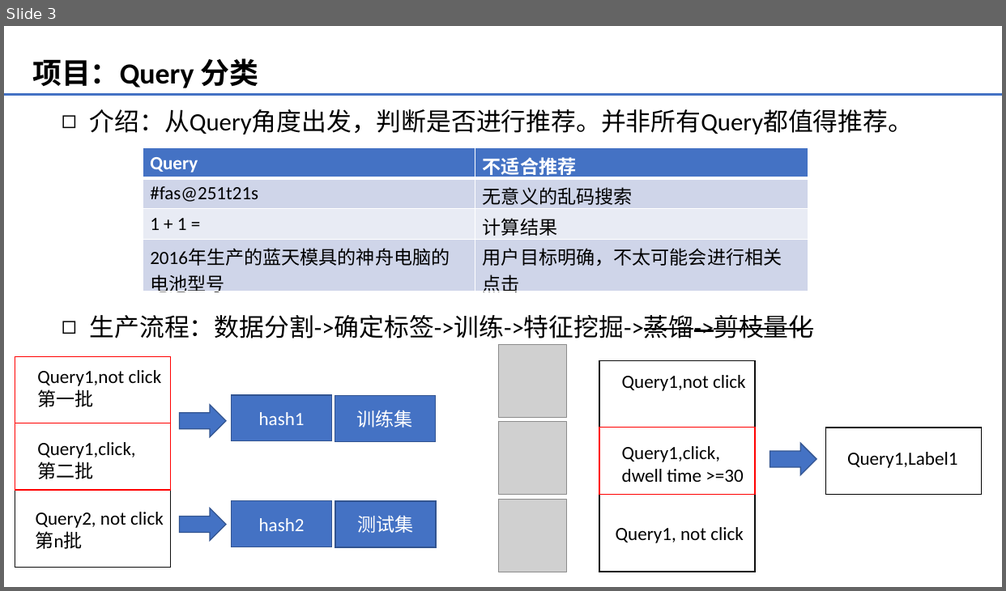
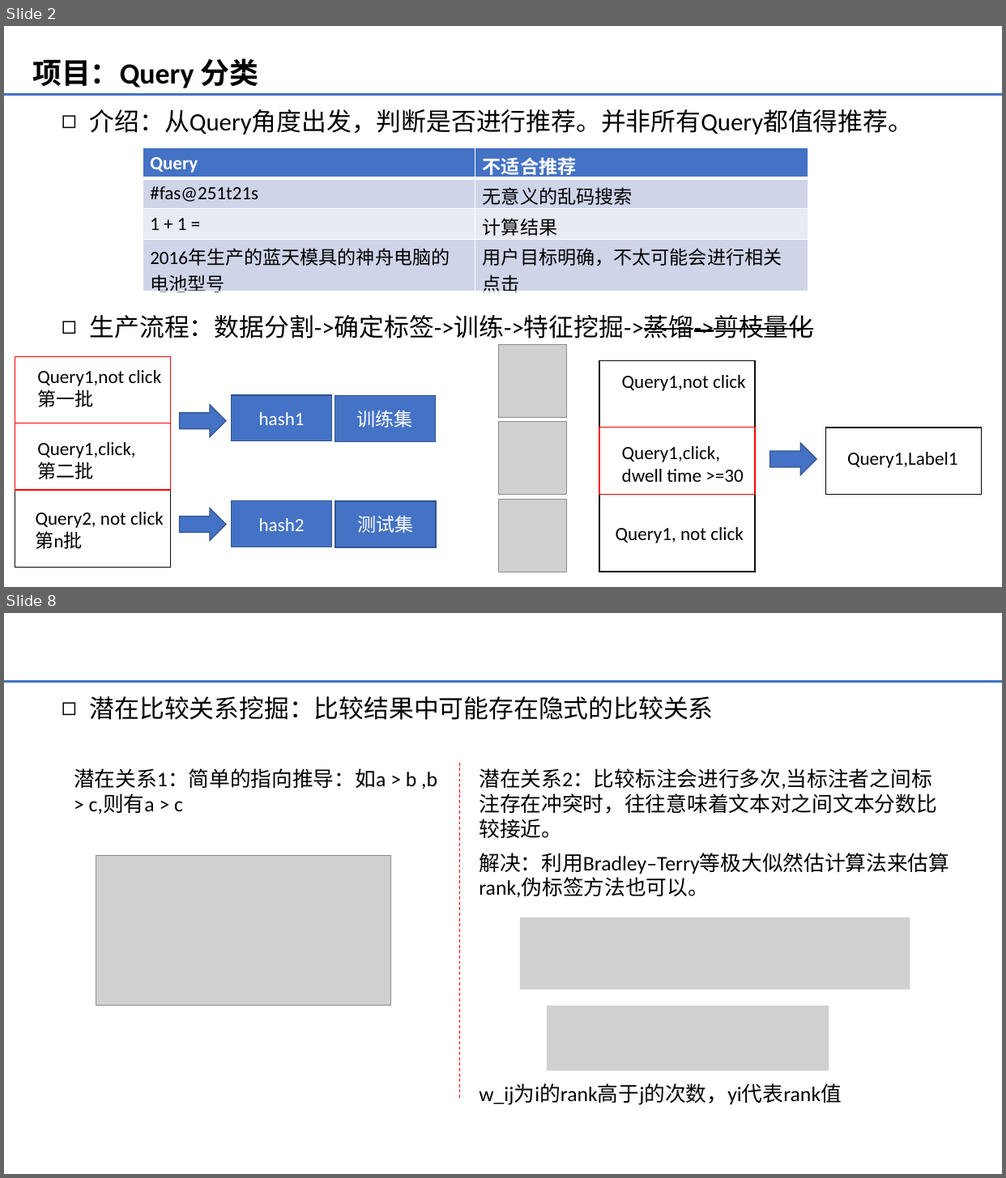
Before and after one commit to beardream98/stupidcode, a slide deck: codetest/machine_learning/NLP/简历内容.pptx. Shown one above the other, each under a label of ours: slide 3 before the commit, slides 2 and 8 after it; the slides between them are not shown. The pictures are 1006x591 and 1006x1178 pixels, drawn with LibreOffice and Linux fonts; fonts in the diff are those of the drawing; grey boxes stand for pictures. Boxes give left, top, right and bottom in pixels: in the first picture for what was removed or moved away, otherwise in the second. Text is boxed around its words. In the diff, an @@ line names an element or a change of style, - is before the commit and + after.

```diff
--- a/codetest/machine_learning/NLP/简历内容.pptx
+++ b/codetest/machine_learning/NLP/简历内容.pptx
@@ slide 8 added at (x1=4, y1=613, x2=1002, y2=1174), background #FFFFFF @@
@@ line added from (4, 681) to (1002, 681), #4472C4 2.5 pt @@
@@ text added at (x1=90, y1=696, x2=714, y2=720), 24 pt, text #000000 @@
+◻ 潜在比较关系挖掘：比较结果中可能存在隐式的比较关系
@@ text added at (x1=74, y1=769, x2=437, y2=814), 20 pt, text #000000 @@
+潜在关系1：简单的指向推导：如a > b ,b > c,则有a > c
@@ line added from (459, 763) to (459, 1098), #FF0000 0.75 pt dashed @@
@@ text added at (x1=479, y1=769, x2=937, y2=838), 20 pt, text #000000 @@
+潜在关系2：比较标注会进行多次,当标注者之间标注存在冲突时，往往意味着文本对之间文本分数比较接近。
@@ picture added at (x1=96, y1=855, x2=391, y2=1006) @@
@@ text added at (x1=479, y1=853, x2=949, y2=897), 20 pt, text #000000 @@
+解决：利用Bradley–Terry等极大似然估计算法来估算rank,伪标签方法也可以。
@@ picture added at (x1=520, y1=918, x2=910, y2=990) @@
@@ picture added at (x1=547, y1=1006, x2=829, y2=1071) @@
@@ text added at (x1=479, y1=1084, x2=842, y2=1105), 20 pt, text #000000 @@
+w_ij为i的rank高于j的次数，yi代表rank值
@@ what was slide 3 is now slide 2 @@
```
Also in this commit, not shown: 1 slide changed, 4 other slides added, 4 slides removed.
